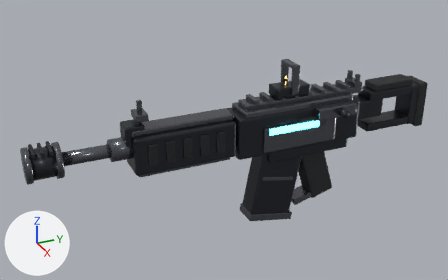
The FBX model Assets/Models/ShooterRifle.fbx: old version first, new version second.
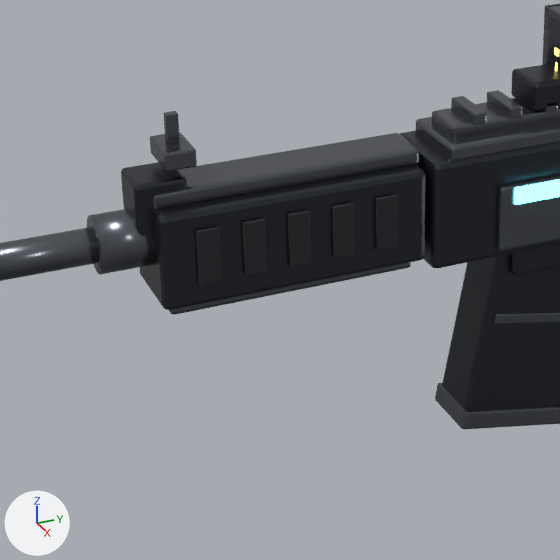
Each version appears first whole from a 50 mm camera at (1.356, -0.771, 0.665) aimed at (-0.023, -0.151, -0.024), and next in a close-up on the part from 16% to 64% of the width and 21% to 97% of the height. The lights are fixed; the arrows at lower left show +X, +Y and +Z. The last two pictures show the newer version. Where no turn or scale is listed for an object, it has been applied to the vertices.

Names of what the first close-up shows: 'Barrel', 'BarrelShroud', 'GasBlock', 'Handguard', 'HandguardTop', 'Magazine', 'MagazineBase', 'OpticMount', 'PanelR', 'Receiver', 'ReceiverTop', 'TopRail' and 17 more.
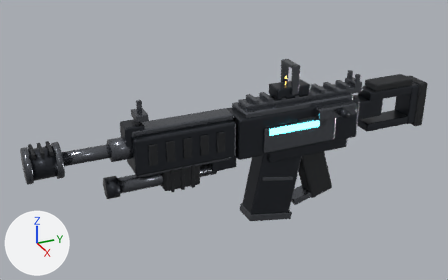
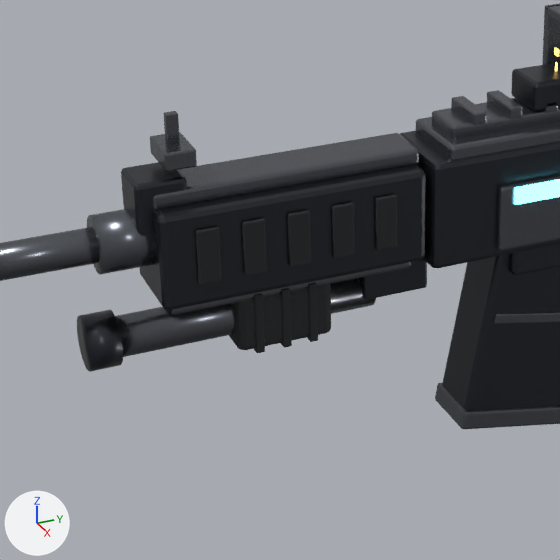
The change, as a diff of the scene's bpy script:
```diff
--- a/Assets/Models/ShooterRifle.fbx.py
+++ b/Assets/Models/ShooterRifle.fbx.py
@@ me_cube_056_1 @@
+me_cube_056_1.from_pydata(...)  # 56 vertices, 54 faces; spans x -0.025..0.025, y -0.035..0.035, z -0.0175..0.0175
+me_cube_056_1.materials.append(mat_gunbody)  # dark grey #3c3f45
@@ me_cylinder_005_1 @@
+me_cylinder_005_1.from_pydata(...)  # a 24-sided cylinder along y spanning x -0.02..0.02, y -0.14..0.14, z -0.02..0.02
+me_cylinder_005_1.materials.append(mat_gunmetal)  # grey #696c73
@@ me_cube_057_1 @@
+me_cube_057_1.from_pydata(...)  # 224 vertices, 216 faces; spans x -0.032..0.032, y -0.05..0.05, z -0.032..0.032
+me_cube_057_1.materials.append(mat_gunrubber)  # black #27292c
@@ me_cylinder_006 @@
+me_cylinder_006.from_pydata(...)  # a 24-sided cylinder along y spanning x -0.027..0.027, y -0.015..0.015, z -0.027..0.027
+me_cylinder_006.materials.append(mat_gunbody)  # dark grey #3c3f45
@@ ob_underbarrelmount @@
+ob_underbarrelmount = bpy.data.objects.new('UnderbarrelMount', me_cube_056_1)
+ob_underbarrelmount.location = (0.0, -0.17, -0.07)
@@ ob_underbarreltube @@
+ob_underbarreltube = bpy.data.objects.new('UnderbarrelTube', me_cylinder_005_1)
+ob_underbarreltube.location = (0.0, -0.33, -0.085)
@@ ob_pump @@
+ob_pump = bpy.data.objects.new('Pump', me_cube_057_1)
+ob_pump.location = (0.0, -0.29, -0.085)
@@ ob_shotgunbrake @@
+ob_shotgunbrake = bpy.data.objects.new('ShotgunBrake', me_cylinder_006)
+ob_shotgunbrake.location = (0.0, -0.468, -0.085)
```

What differs and where, as boxes (x1, y1, x2, y2) in the close-ups (560 x 560 px):
'UnderbarrelTube', added: after (115, 278, 376, 357)
'Pump', added (black): after (229, 283, 331, 353)
'ShotgunBrake', added: after (77, 310, 123, 372)
'UnderbarrelMount', added: after (359, 258, 427, 300)
